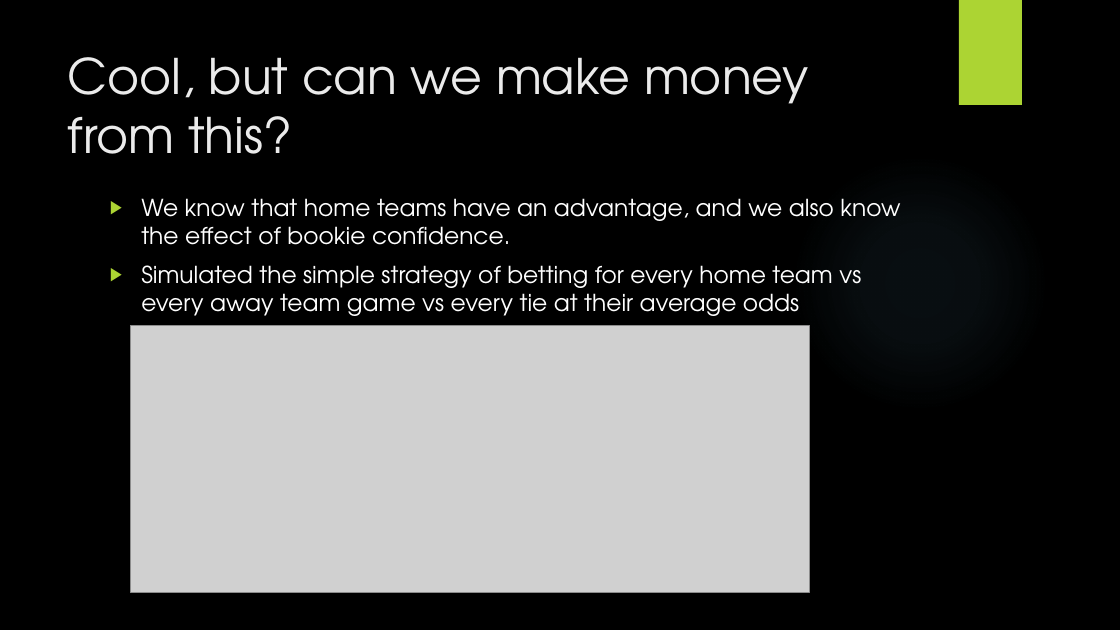
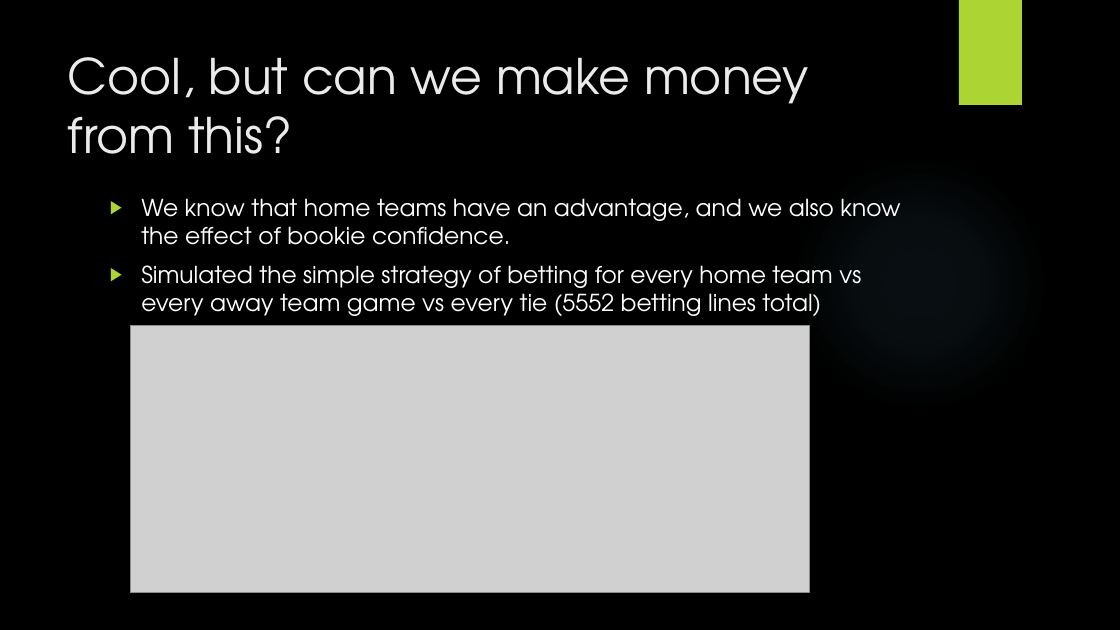
Before and after one commit to samerarbaji/project1, a slide deck: slide 10 of Cleansing/Project1/Sports Betting.pptx. Drawn at 1120x630 pixels with LibreOffice and Linux fonts; fonts in the diff are those of the drawing; grey boxes stand for pictures; background and template pictures are left out. Boxes give left, top, right and bottom in pixels: in the first picture for what was removed or moved away, otherwise in the second. Text is boxed around its words. In the diff, an @@ line names an element or a change of style, - is before the commit and + after.

```diff
--- a/Cleansing/Project1/Sports Betting.pptx
+++ b/Cleansing/Project1/Sports Betting.pptx
@@ text at (x1=141, y1=265, x2=861, y2=316): text changed @@
-▶ Simulated the simple strategy of betting for every home team vs every away team game vs every tie at their average odds
+▶ Simulated the simple strategy of betting for every home team vs every away team game vs every tie (5552 betting lines total)
```
Also in this commit, not shown: 1 other slide changed, 1 other file.
